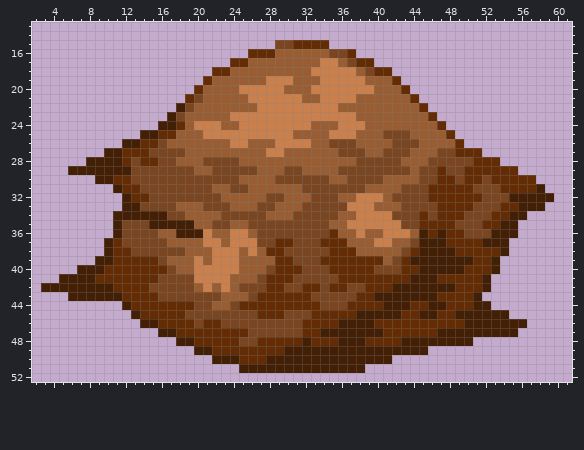
Edited in one commit: pixel-art sprite (textures/items/dye_powder_brown_new.png). Above, as it was before the edit.
The file is 64x64 pixels. Shown: x 2..61, y 13..52.
The result:
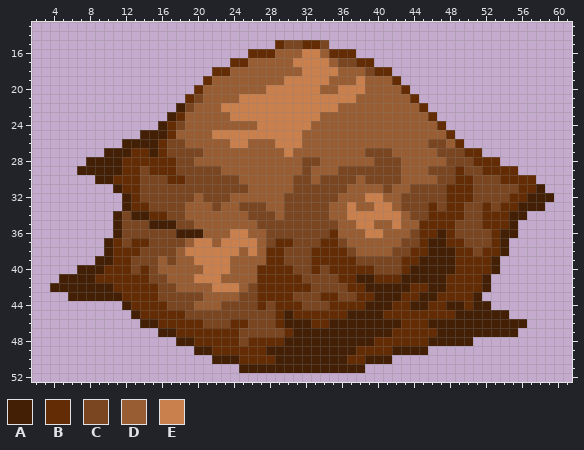
Palette (. is transparent): A #421f05  B #632c04  C #7a4621  D #995d33  E #c9804d
The exact change:
Changed rows in their new state; - is an unchanged pixel.
first column x 3:
15 --------------------------B-C--C----------------------
16 -----------------------------EE-BB--------------------
17 ----------------------------EEE-DC--------------------
18 -----------------------------E---DD-------------------
19 -------------------------DD-EEE-DDD-------------------
20 ----------------------DDD--EEE-DD---D-----------------
21 ----------------------E------EE-----------------------
22 --------------------EEEE------------------------------
23 ---------------B---------------DDDD-------------------
24 --------------BC-DDD--DD---------DDD------------------
25 -------------A----D---------E---DDD---DDD-------------
26 -----------AABCC-------------D--DDD----DDD-CC---------
27 ---------A--AB--CC-------DDE-----DDDCC-DD-----C-------
28 ----------B--BBCC-DDDD-------CC----DD------DD---------
29 ---.-----BB-BBB--CC-DDDD---DDC----------D-D-C-BCC-----
30 ----------B---BB----------DD--D-CC-D--CC--DDCCB-C-C---
31 -------------------CC-------C-----DD--C-D--CC------CC-
32 -----------C-----D--C----DDCCC-----D---D---CC---C---BB
33 ----------BB---C--D-D-CC-D-CC---DD-DDEE----BC--C-B----
34 ---------C--BB------DDD--C-C----D-E----ED-CB-----B----
35 ---------------CC--DD--D--------C-D--DD-DD---------B--
36 -------------CC---D-----D----------DEEDDDCB---C---B---
37 ----------BB--CC-E-DE---D--------C---DD-C-B----CCCB---
38 ----------B----DEEE-----------BB--C----C--B-----C-----
39 ----------CCCDC---E--D---B-C--B----CCCC--B----BB------
40 ----------C-CDD--D---D--BB--C-B----------A----B-------
41 ------------C-DDD---D---B---B------AA---A---A---------
42 .-----------B--DD-DE-ED-B--BB-C-CCBBAAA--BB--B--------
43 ------------------DD--C-----CC-BB-------BB------------
44 --------------CCCDD-C-CC-C---CC-BB--AA-BBAABBAA-------
45 ------------------------CC-ABB----A---BB--BB----------
46 -----------------BCC-BB---BAAA--A----AAA---AAAA-------
47 ----------------------C----BAAA-------A---------------
48 -----------------------B---AA-AAA---A---BBB-----------
49 -------------------------AA--------BBBB---------------
50 -------------------------B--------BB------------------
Changed places in both pictures, as pixel boxes (x1, y1, x2, y2):
changed: (122, 40, 527, 364)
erased: (68, 166, 77, 175)
erased: (41, 283, 50, 292)
